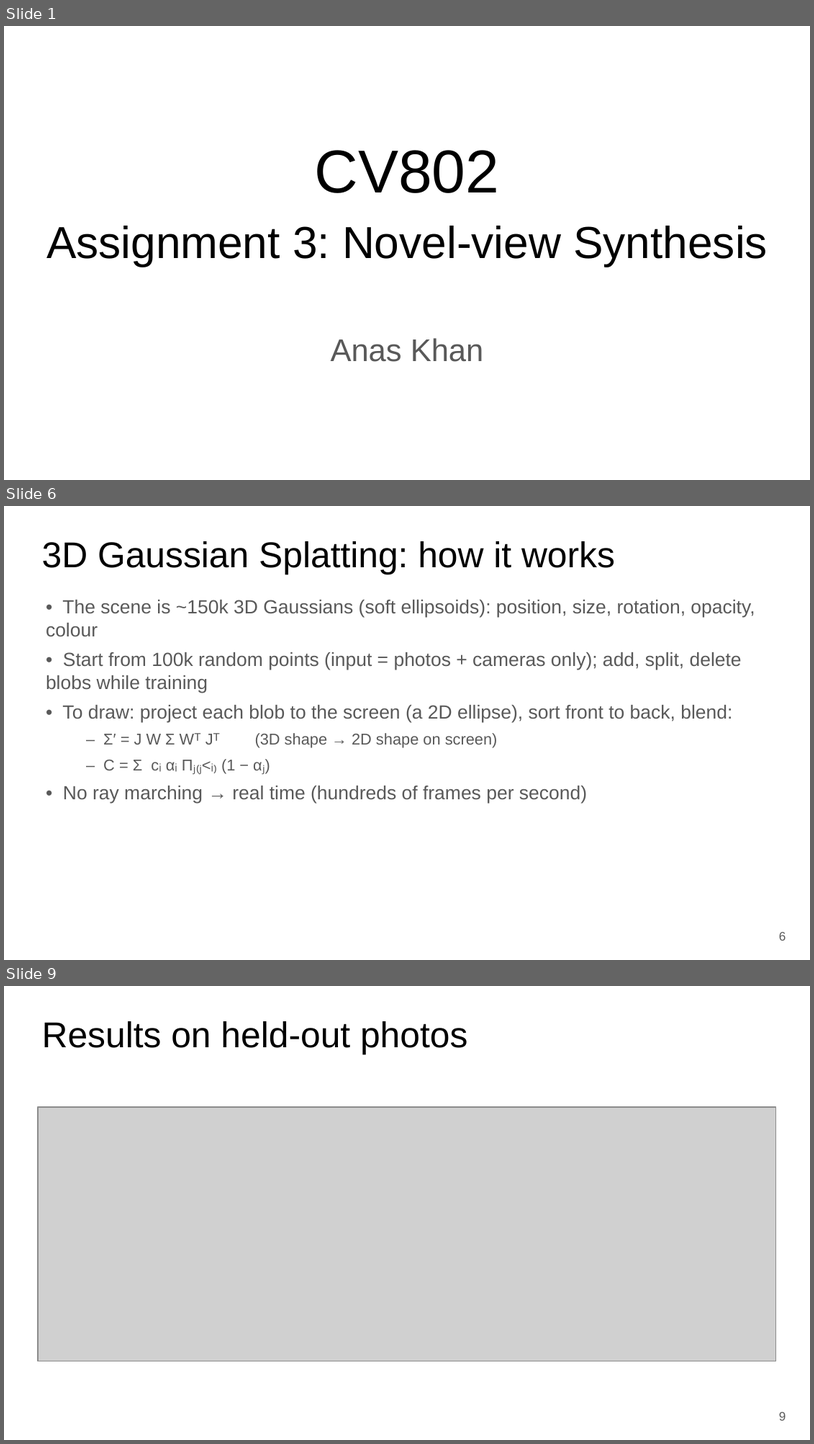
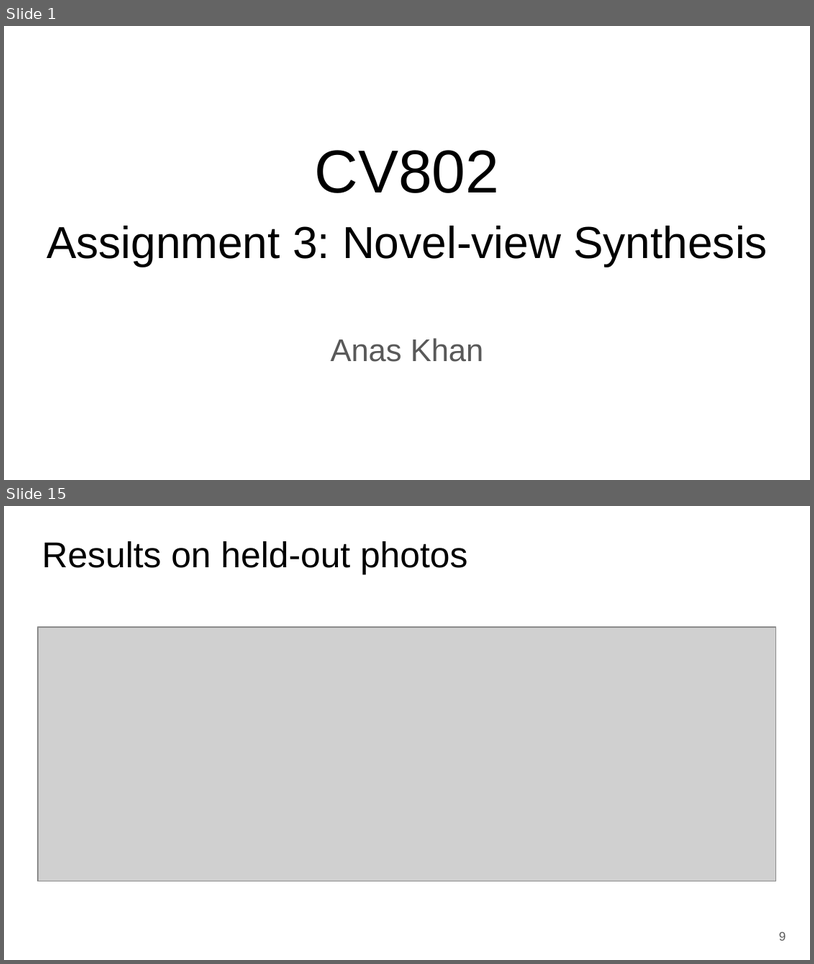
Before and after one commit to anas2908/cv802_assignment_3, a slide deck: docs/slides/CV802_SP3_novel_view_synthesis.pptx. Shown one above the other, each under a label of ours: slides 1, 6 and 9 before the commit, slides 1 and 15 after it; the slides between them are not shown. The pictures are 814x1444 and 814x964 pixels, drawn with LibreOffice and Linux fonts; fonts in the diff are those of the drawing; grey boxes stand for pictures. Boxes give left, top, right and bottom in pixels: in the first picture for what was removed or moved away, otherwise in the second. Text is boxed around its words. In the diff, an @@ line names an element or a change of style, - is before the commit and + after.

```diff
--- a/docs/slides/CV802_SP3_novel_view_synthesis.pptx
+++ b/docs/slides/CV802_SP3_novel_view_synthesis.pptx
@@ slide 6 removed at <box>4,506,810,960</box>, background #FFFFFF @@
@@ text removed at <box>42,541,615,575</box> @@
-3D Gaussian Splatting: how it works
@@ text removed at <box>46,600,755,803</box> @@
-• The scene is ~150k 3D Gaussians (soft ellipsoids): position, size, rotation, opacity, colour
-• Start from 100k random points (input = photos + cameras only); add, split, delete blobs while training
-• To draw: project each blob to the screen (a 2D ellipse), sort front to back, blend:
-  – Σ′ = J W Σ Wᵀ Jᵀ (3D shape → 2D shape on screen)
-  – C = Σ cᵢ αᵢ Πⱼ₍ⱼ<ᵢ₎ (1 − αⱼ)
-• No ray marching → real time (hundreds of frames per second)
@@ text removed at <box>779,932,787,940</box> @@
-6
@@ what was slide 9 is now slide 15 @@
```
Also in this commit, not shown: 15 slides changed, 7 slides added, 5 other files.
